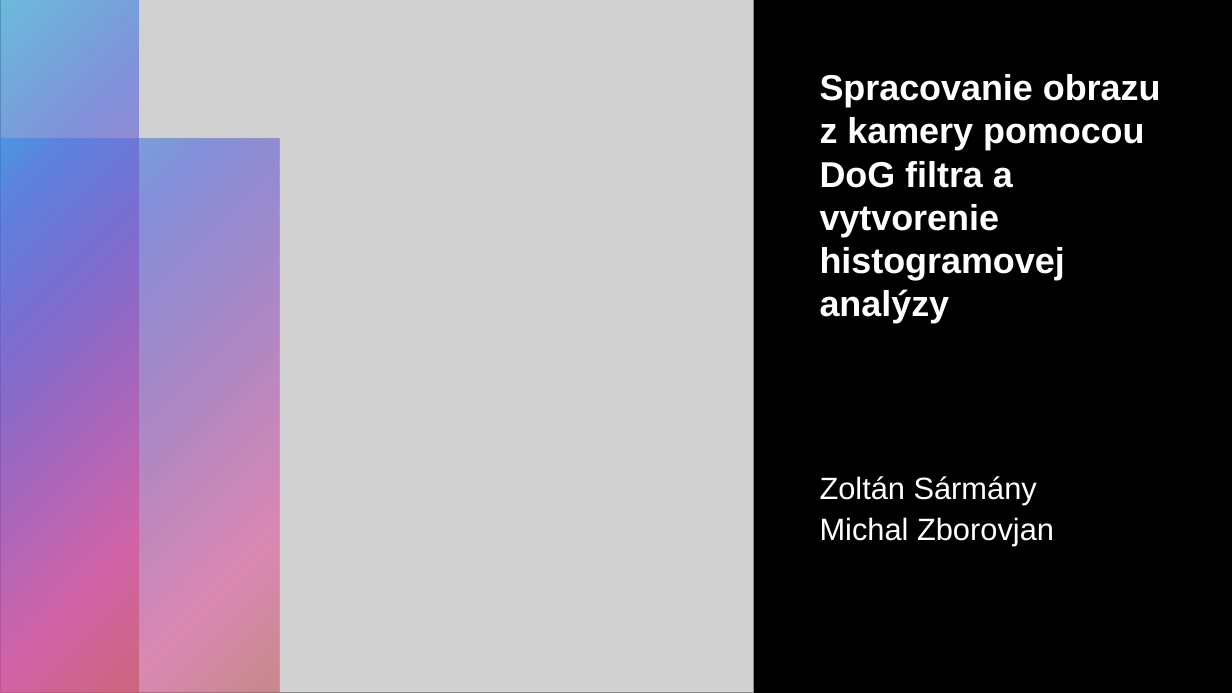
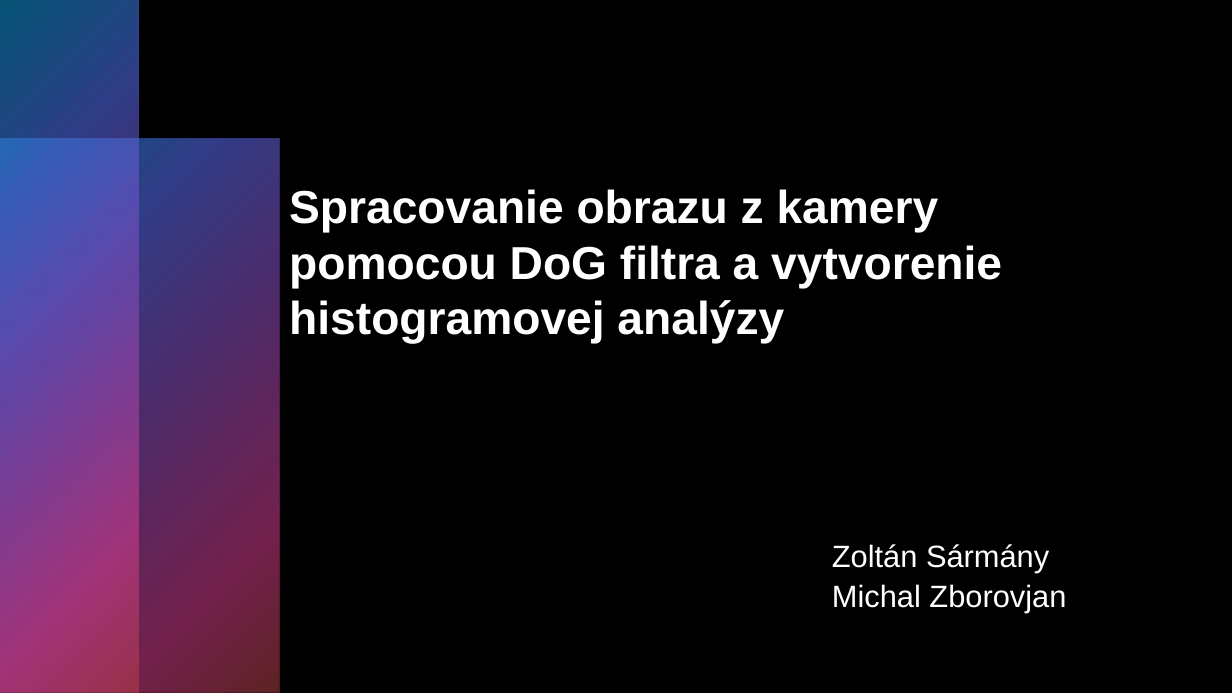
Before and after one commit to MichaZbor/PVSO_SarmZbor, a slide deck: slide 1 of Zad3_uloha_E/prez.pptx. Drawn at 1232x693 pixels with LibreOffice and Linux fonts; fonts in the diff are those of the drawing; grey boxes stand for pictures. Boxes give left, top, right and bottom in pixels: in the first picture for what was removed or moved away, otherwise in the second. Text is boxed around its words. In the diff, an @@ line names an element or a change of style, - is before the commit and + after.

Commit message:
Upravena prezentacia

```diff
--- a/Zad3_uloha_E/prez.pptx
+++ b/Zad3_uloha_E/prez.pptx
@@ picture removed at [0,0,753,693] @@
@@ title "Spracovanie obrazu z kamery pomocou ...": place and size @@
-title "Spracovanie obrazu z kamery pomocou ..." at [820,74,1161,323]
+title "Spracovanie obrazu z kamery pomocou ..." at [289,189,1002,344]
@@ title "Spracovanie obrazu z kamery pomocou ..." at [289,189,1002,344]: size 28 to 36 pt @@
@@ subtitle "Zoltán Sármány Michal Zborovjan": place and size @@
-subtitle "Zoltán Sármány Michal Zborovjan" at [820,476,1054,545]
+subtitle "Zoltán Sármány Michal Zborovjan" at [832,544,1066,613]
```
